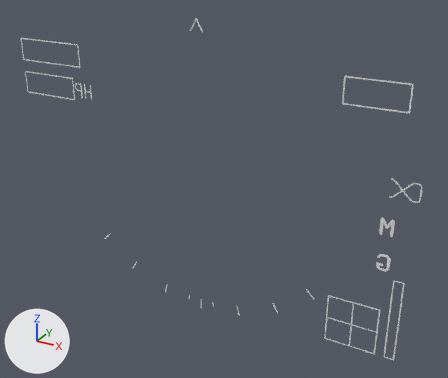
A saved change to the FBX model SF-1/Models/hud/hud_static.fbx.
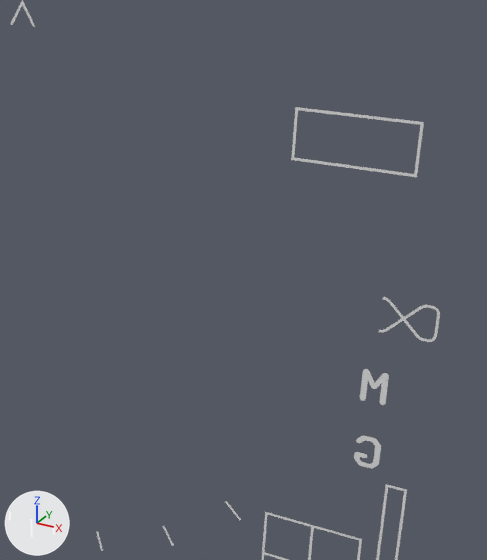
There are two pictures of each version: one whole from a camera (50 mm lens) standing at (0.342, -1.896, 0.243) and looking at (0.027, -1.324, -0.043), one close up on the part from 41% to 100% of the width and 5% to 85% of the height. Arrows for +X, +Y and +Z are at lower left; the lights stay in place. Where no turn or scale is listed for an object, it has been applied to the vertices.

In view in the first close-up: 'Hud_static'.
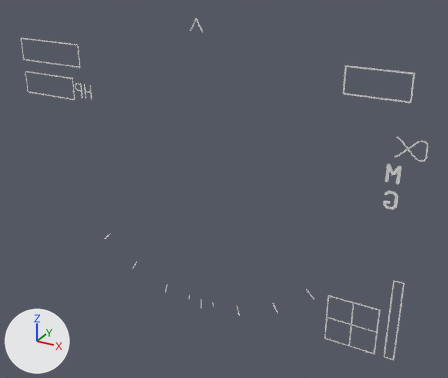
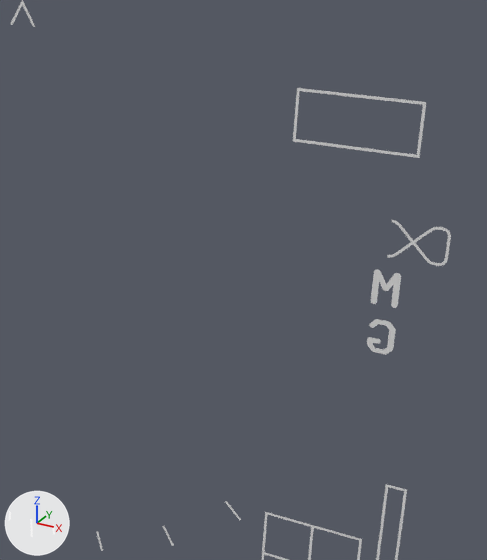
Diff of the bpy script that builds the scene:
```diff
--- a/SF-1/Models/hud/hud_static.fbx.py
+++ b/SF-1/Models/hud/hud_static.fbx.py
@@ me_plane_002 @@
 me_plane_002.from_pydata(...)  # 305 vertices, 207 faces; spans x -0.254..0.246, y 0.0, z -0.209..0.148
 # used by ob_hud_static; location = (0.0, -1.3345, 0.0)
+# me_plane_002 part 1: the loose piece of 70 vertices spanning x 0.217..0.246, y 0.0, z -0.008..0.013 is moved by (0.0, 0.0, 0.042)
+# me_plane_002 part 2: the loose piece of 8 vertices spanning x 0.162..0.226, y 0.0, z 0.078..0.106 is moved by (0.0, 0.0, 0.01)
+# me_plane_002 part 3: the loose piece of 40 vertices spanning x 0.211..0.225, y 0.0, z -0.09..-0.071 is moved by (0.0, 0.0, 0.07)
+# me_plane_002 part 4: the loose piece of 26 vertices spanning x 0.211..0.225, y 0.0, z -0.05..-0.03 is moved by (0.0, 0.0, 0.057)
```

What differs and where, as boxes [x1, y1, x2, y2] in the close-ups (487 x 560 px; the box of a moved part takes in the faces that stretch with it):
'Hud_static', reshaped
    before: [9, 0, 440, 560]
    after: [9, 0, 451, 560]
part 1 of me_plane_002, moved or reshaped
    before: [379, 297, 440, 342]
    after: [387, 220, 451, 266]
part 2 of me_plane_002, moved or reshaped
    before: [291, 107, 424, 177]
    after: [293, 88, 426, 158]
part 3 of me_plane_002, moved or reshaped
    before: [354, 436, 381, 469]
    after: [367, 319, 396, 355]
part 4 of me_plane_002, moved or reshaped
    before: [360, 369, 389, 405]
    after: [371, 270, 401, 308]
